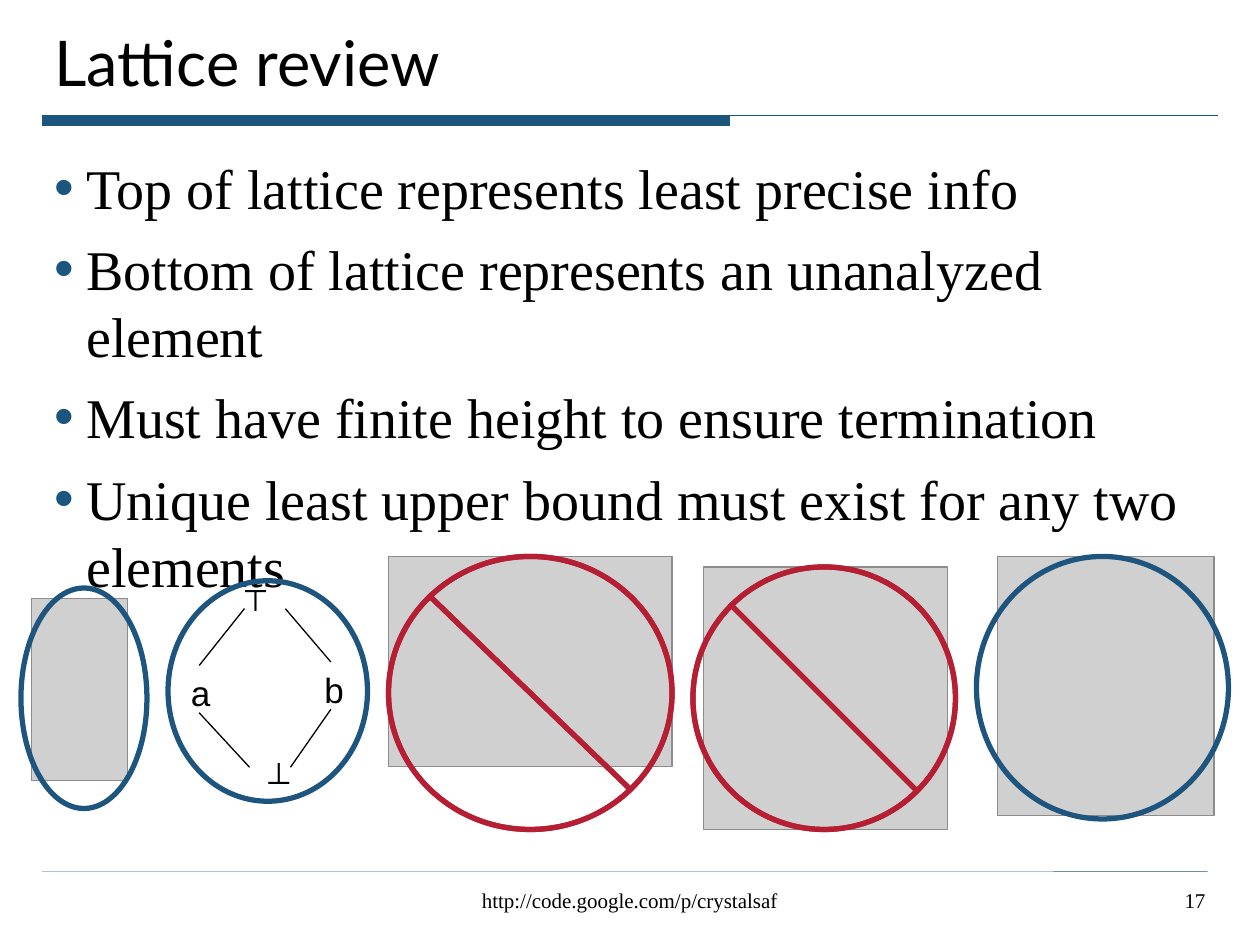
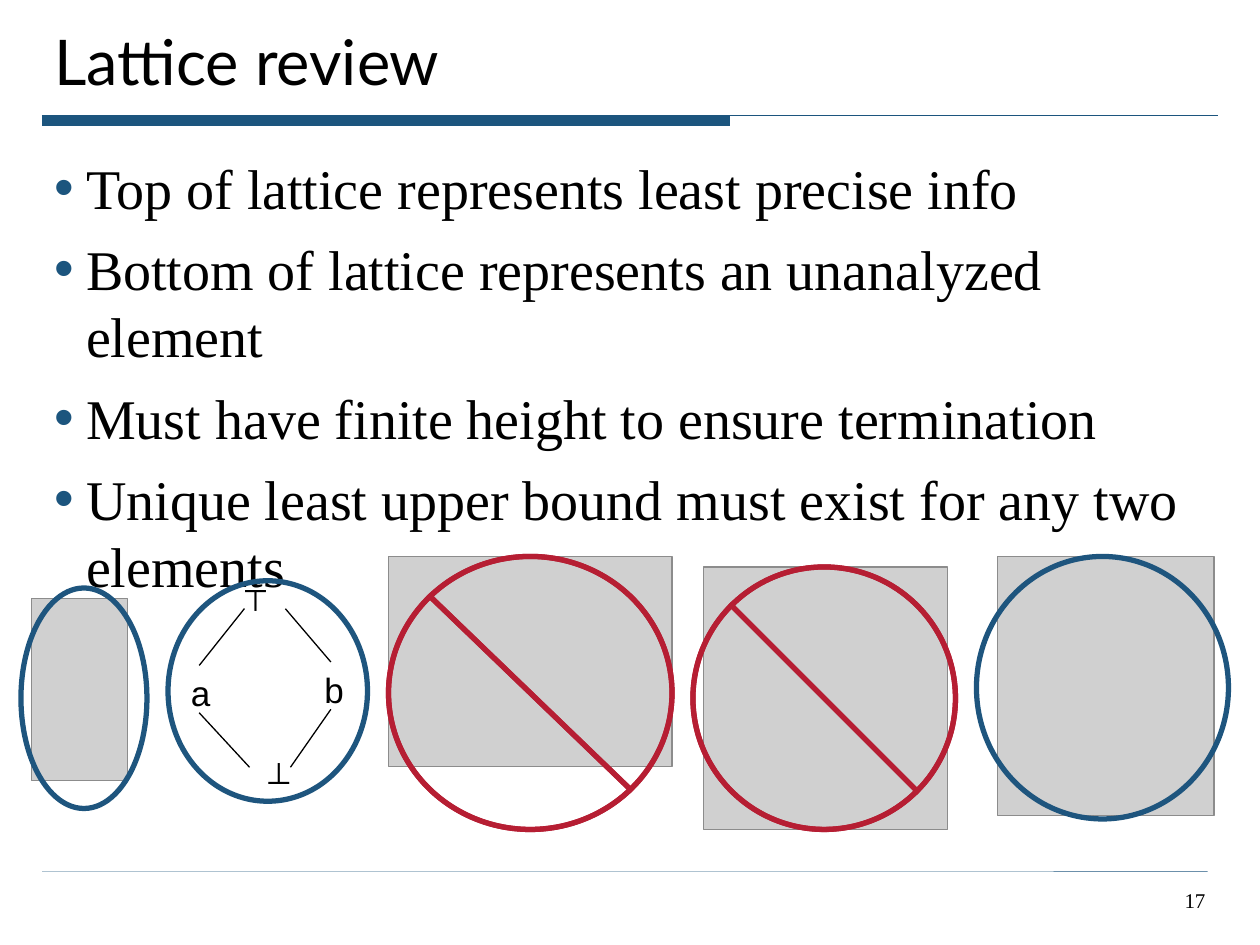
Before and after one commit to ciera/crystalsaf, a slide deck: slide 17 of TutorialExamples/CrystalTutorial.ppt. Drawn at 1260x945 pixels with LibreOffice and Linux fonts; fonts in the diff are those of the drawing; grey boxes stand for pictures. Boxes give left, top, right and bottom in pixels: in the first picture for what was removed or moved away, otherwise in the second. Text is boxed around its words. In the diff, an @@ line names an element or a change of style, - is before the commit and + after.

```diff
--- a/TutorialExamples/CrystalTutorial.ppt
+++ b/TutorialExamples/CrystalTutorial.ppt
@@ text removed at box(482, 893, 778, 913) @@
-http://code.google.com/p/crystalsaf
```
Also in this commit, not shown: 35 other slides changed, 2 slides added.
